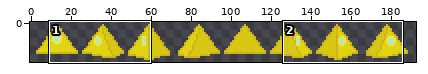
File history of a pixel-art file, EduRunTake2/Assets/Sprites/AsperiteFiles/triangleEnemy.aseprite. Above: a wide view before the commit, with the close-up outlined.
Close-up. The starting point:
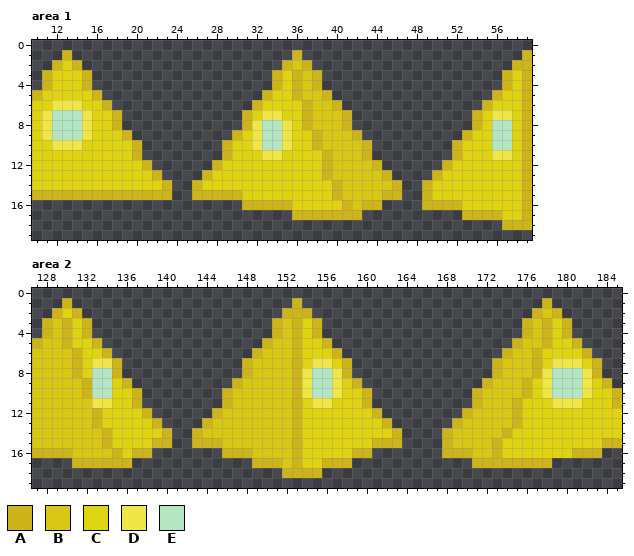
200x20 pixels, 1 frame. Shown: area 1: x 10..59, y 0..19; area 2: x 127..185, y 0..19. The wide view leaves out empty margins.
Palette (. is transparent): A #ccb41a  B #d8c715  C #e0d312  D #f1e647  E #b5e6c4
After:
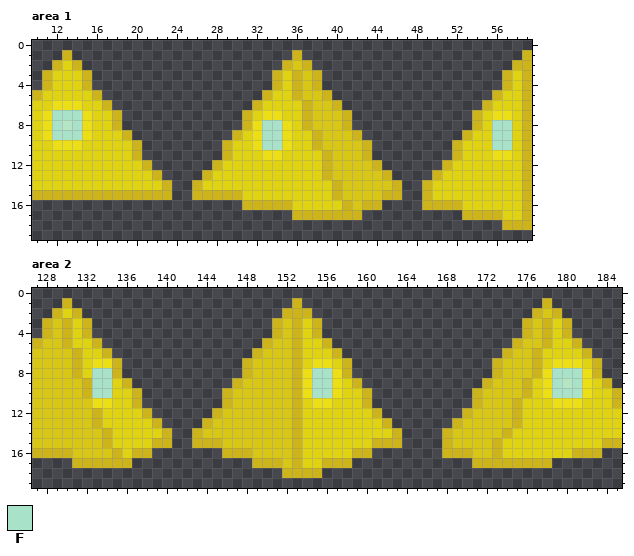
Colours new in this view: F #a7e2c9
Changes in this commit:
Colour D changes from #f1e647 to #eddf15.
Area 1:
Colour E gives way to colour F in row 7 at x 12 to 14; in row 8 at x 12, 14, 33 to 34 and 56 to 57; in row 9 at x 12 to 14, 33 to 34 and 56 to 57; in row 10 at x 33 to 34 and 56 to 57.
Area 2:
Colour E gives way to colour F in row 8 at x 133 to 134, 155 to 156 and 179 to 181; in row 9 at x 133 to 134, 155 to 156, 179 and 181; in row 10 at x 133 to 134, 155 to 156 and 179 to 181.
Changed places in both close-ups, as pixel boxes (x1, y1, x2, y2):
changed: (42, 100, 92, 150)
changed: (252, 110, 292, 160)
changed: (492, 110, 512, 160)
changed: (92, 358, 112, 408)
changed: (302, 358, 342, 408)
changed: (542, 358, 592, 408)
